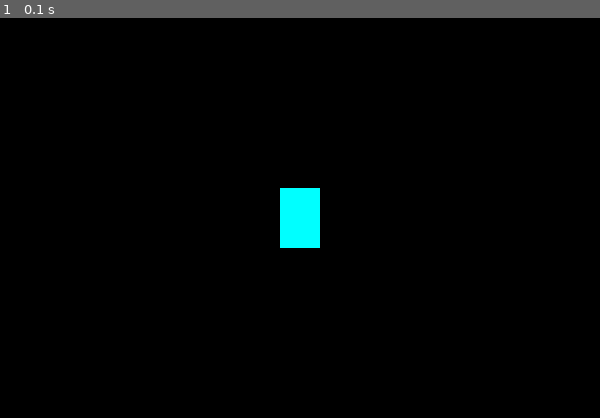
Above: before the commit, frame 1.
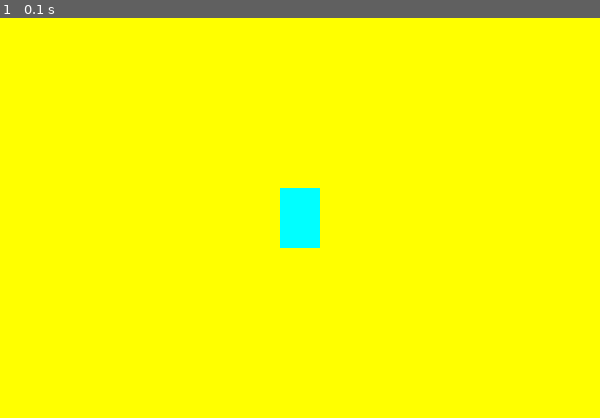
Above: after the commit, the same moment.

Repository: HenriqueBaetaLeite/meu-pygame
Game: pygame game, started from game.py
Same seed, same stepped clock (60 frames per second), same inputs: the game is played once before the commit and once after it.
Inputs:
- Up to frame 1 (0.1 s): no input

The runs differ from the first frame. In frame 1, 99% of the frame differs, in the area x 0-100%, y 0-100%.

Commit message:
alguns testes feitos, a posicao do player esta em loop, nao consigo move-lo

Diff:
--- a/character.py
+++ b/character.py
@@ -9,14 +9,15 @@
         self.height = height
         self.speed = int(speed)
         self.screen = screen
-        self.position_x = int(600 / 2 - width / 2)
-        self.position_y = int(400 / 2 - height / 2)
+        self.position_x = int(600 / 2 - self.width / 2)
+        self.position_y = int(400 / 2 - self.height / 2)
         player = pygame.draw.rect(
             self.screen,
             (0, 255, 255),
             (self.position_x, self.position_y, self.width, self.height),
         )
         self.keys = pygame.key.get_pressed()
+        print(self.position_x)
 
     # def create_player(self):
 
@@ -24,7 +25,9 @@
 
         if self.keys[pygame.K_LEFT]:
             print("seta esquerda acionada")
+            print(self.position_x)
             self.position_x -= self.speed
+            print(self.position_x)
             if self.position_x < -40:
                 self.position_x = 635
 
--- a/game.py
+++ b/game.py
@@ -3,11 +3,9 @@
 from sys import exit
 
 # from create_timer import Timer
-
 from scenario import Scenario
 
-
-# classe de cenário
+from character import Character
 
 
 class Game:
@@ -20,30 +18,20 @@
 
         scenario = Scenario(self.width, self.height)
 
-        # configuro o tamanho da tela
-        # screen = pygame.display.set_mode((self.width, self.height))
+        clock = pygame.time.Clock()
 
-        # configuro a letra
-        fonte = pygame.font.SysFont("likhan", 30, bold=True, italic=False)
-
-        # Título do game na janela
-        # pygame.display.set_caption("Meu PyGame")
-
-        clock = pygame.time.Clock()
+        scenario.create_scenario()
 
         while True:
             clock.tick(30)
-            # screen.fill((255, 255, 255))
-
-            scenario.create_scenario()
 
             scenario.create_character()
+
+            # scenario.create_scenario()
 
             # print(clock.get_fps())
 
             keys = pygame.key.get_pressed()
-
-            texto1 = fonte.render("Tela Inicial", True, (0, 0, 0))
 
             # Este -for- "vigia" cada evento do jogo, caso a letra q seja pressionada
             # ou clique no botão de fechar a janela o jogo encerra.
@@ -53,7 +41,6 @@
                     pygame.quit()
                     exit()
 
-            # screen.blit(texto1, (200, 10))
             pygame.display.update()
 
 
--- a/scenario.py
+++ b/scenario.py
@@ -8,13 +8,14 @@
         self.width = width
         self.heigth = heigth
         self.screen = pygame.display.set_mode((self.width, self.heigth))
+        self.font = pygame.font.SysFont("likhan", 30, bold=True, italic=False)
+
         pygame.display.set_caption("Pygame - Catch me if you can")
 
     def create_scenario(self):
-        black = (0, 0, 0)
+        black = (255, 255, 0)
         self.screen.fill(black)
 
     def create_character(self):
         player = Character(40, 60, 10, self.screen)
-        # player.create_player()
         player.move_player()
